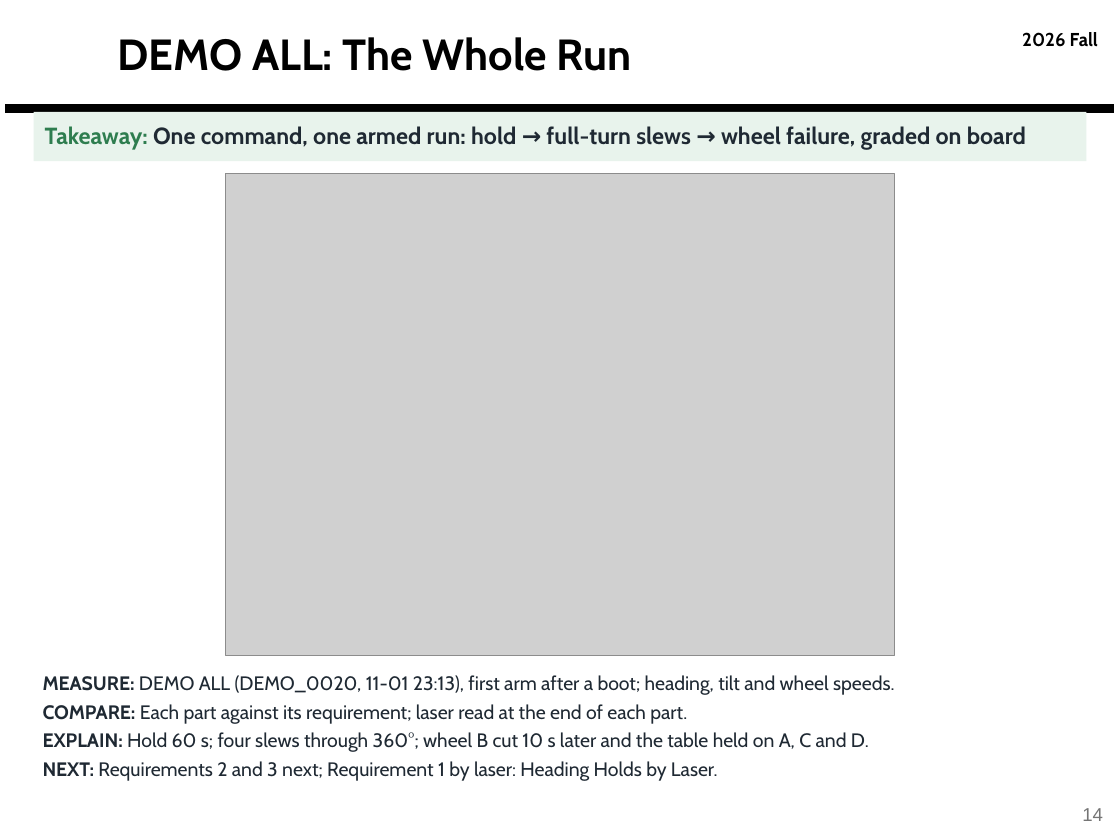
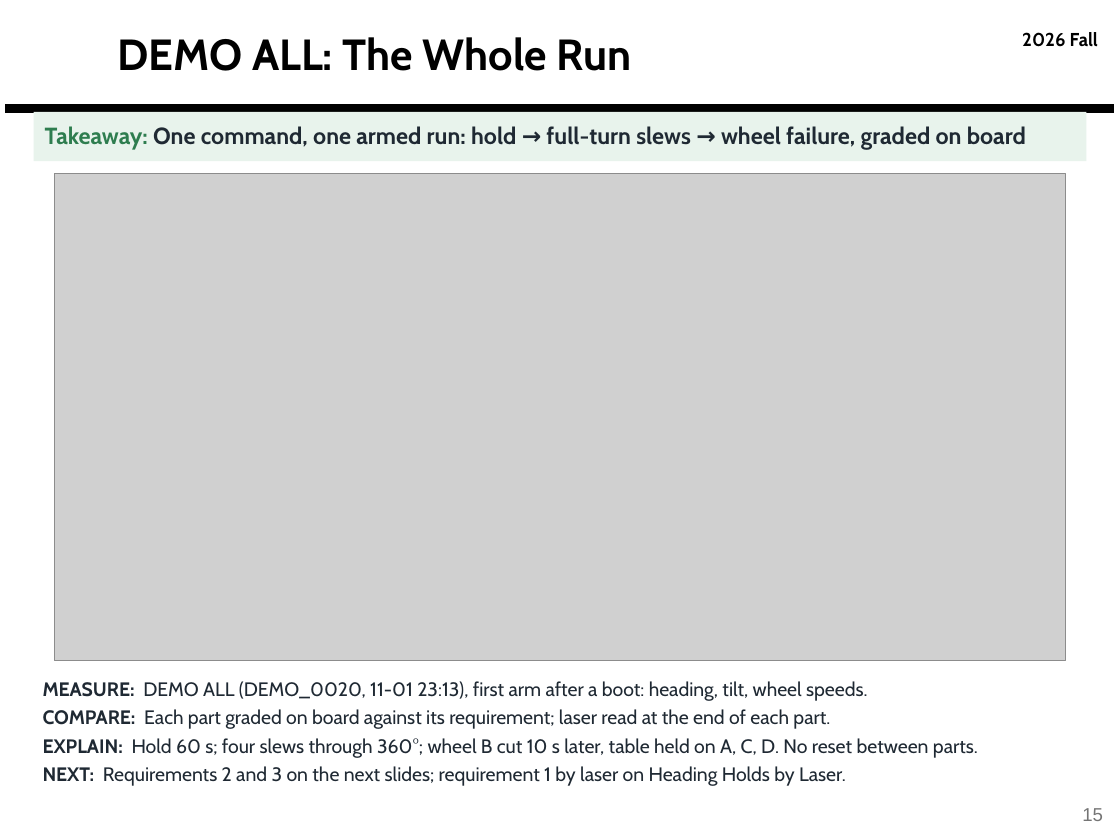
Before and after one commit to derek-weissinger-usafa/Astro-331-Lab-8, a slide deck: slide 15 of Reports/Astro 331 Lab 8_2_3 Body Final Pres.pptx (slide 14 before the commit). Drawn at 1120x840 pixels with LibreOffice and Linux fonts; fonts in the diff are those of the drawing; grey boxes stand for pictures; background and template pictures are left out. Boxes give left, top, right and bottom in pixels: in the first picture for what was removed or moved away, otherwise in the second. Text is boxed around its words. In the diff, an @@ line names an element or a change of style, - is before the commit and + after.

```diff
--- a/Reports/Astro 331 Lab 8_2_3 Body Final Pres.pptx
+++ b/Reports/Astro 331 Lab 8_2_3 Body Final Pres.pptx
@@ picture: place and size @@
-picture at (225, 174, 894, 655)
+picture at (55, 174, 1066, 661)
@@ text at (43, 681, 978, 786): text changed @@
-MEASURE: DEMO ALL (DEMO_0020, 11-01 23:13), first arm after a boot; heading, tilt and wheel speeds.
-COMPARE: Each part against its requirement; laser read at the end of each part.
-EXPLAIN: Hold 60 s; four slews through 360°; wheel B cut 10 s later and the table held on A, C and D.
-NEXT: Requirements 2 and 3 next; Requirement 1 by laser: Heading Holds by Laser.
+MEASURE: DEMO ALL (DEMO_0020, 11-01 23:13), first arm after a boot: heading, tilt, wheel speeds.
+COMPARE: Each part graded on board against its requirement; laser read at the end of each part.
+EXPLAIN: Hold 60 s; four slews through 360°; wheel B cut 10 s later, table held on A, C, D. No reset between parts.
+NEXT: Requirements 2 and 3 on the next slides; requirement 1 by laser on Heading Holds by Laser.
@@ page number at (1082, 808, 1103, 821): text changed @@
-14
+15
```
Also in this commit, not shown: 11 other slides changed, 14 other files.
